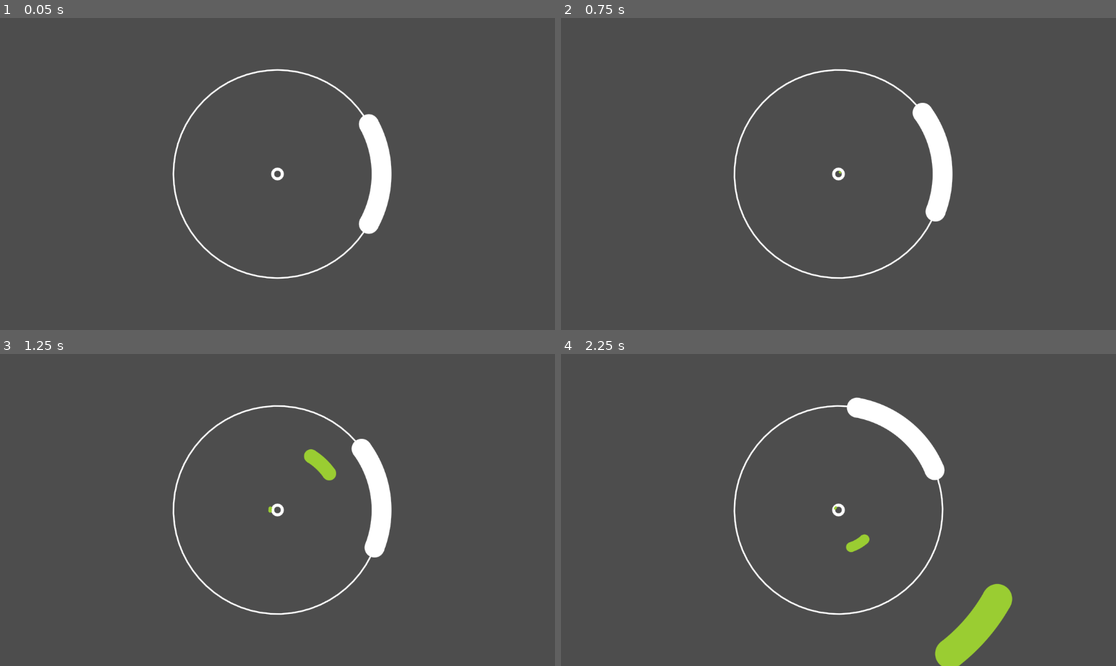
Above: before the commit, frames 1-4 (two rows, left to right).
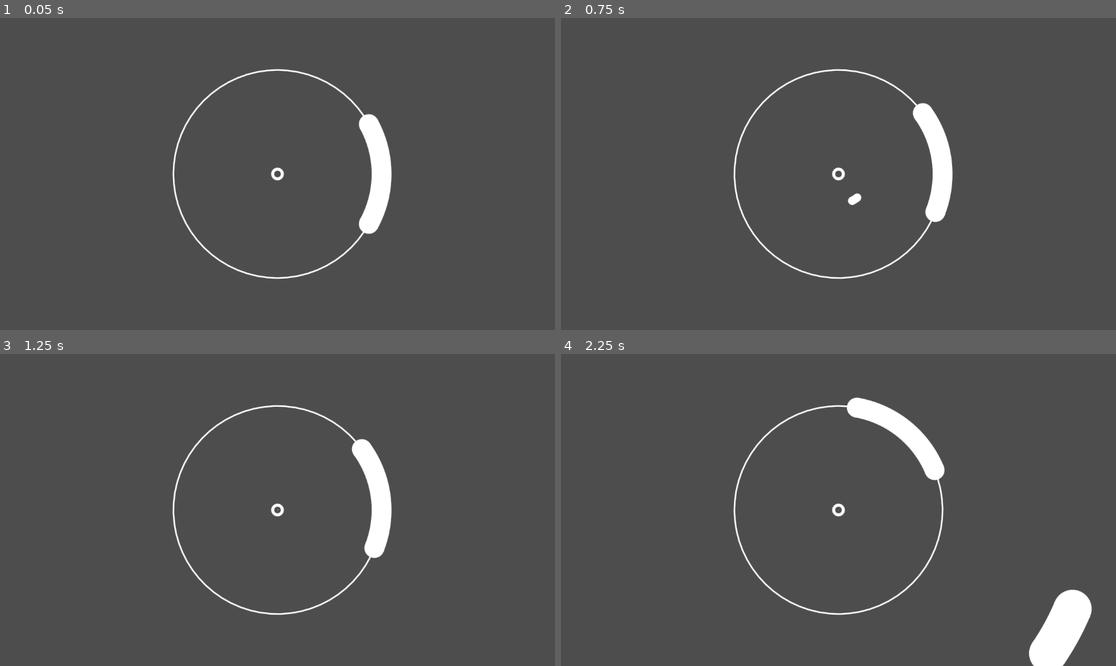
Above: after the commit, the same moments.

Repository: mougeee/marvelous-x
Game: Godot game, scene res://playing_scene.tscn
Same seed, same stepped clock (60 frames per second), same inputs: the game is played once before the commit and once after it. The project has no main scene, so this scene is started directly.
Inputs (mouse positions are in pixels of both pictures, inside the frame that each line leads up to):
- Up to frame 1 (0.05 s): no input
- Up to frame 2 (0.75 s): tap Enter at 0.5 s; move the mouse to (960, 158) at 0.52 s
- Up to frame 3 (1.25 s): no input
- Up to frame 4 (2.25 s): move the mouse to (727, 525) at 1.27 s; move the mouse to (894, 441) at 2.02 s

Frame 1 is identical in both runs. In frame 2, less than 0.1% of the frame differs, in the area x 50-70%, y 27-66%; in frame 3, 0.3%; in frame 4, 3.6%, in the area x 49-96%, y 48-100%.

Commit message:
generate note by timing

Diff:
--- a/note_frame.gd
+++ b/note_frame.gd
@@ -22,7 +22,7 @@
 	rotation = lerp_angle(rotation, mouse_delta.angle(), 0.5)
 
 	if mouse_delta.length() > radius:
-		Input.warp_mouse(position + mouse_delta.normalized() * radius)
+		#Input.warp_mouse(position + mouse_delta.normalized() * radius)
 		pass
 
 
--- a/playing_scene.gd
+++ b/playing_scene.gd
@@ -5,17 +5,31 @@
 
 # Called when the node enters the scene tree for the first time.
 func _ready() -> void:
-	pass # Replace with function body.
+	pass
+
+
+# [time, angle, coverage]
+var notes = [
+	[0.0, 1.0, 0.2],
+	[1.0, 0.5, 0.2],
+	[2.0, 1.0, 0.2],
+	[2.5, 1.5, 0.2],
+	[3.0, 2.0, 0.2]
+]
+var next_index = 0
+var time = 0
 
 
 # Called every frame. 'delta' is the elapsed time since the previous frame.
 func _process(delta: float) -> void:
-	pass
+	time += delta
 
+	if next_index < notes.size() and notes[next_index][0] < time:
+		var note = notes[next_index]
 
-func _on_timer_timeout() -> void:
-	var approach_note = ApproachNote.instantiate()
-	approach_note.rotation = randf() * TAU
-	approach_note.color = Color.YELLOW_GREEN
+		var approach_note = ApproachNote.instantiate()
+		approach_note.rotation = note[1]
+		approach_note.coverage = note[2]
+		add_child(approach_note)
 
-	add_child(approach_note)
+		next_index += 1
--- a/playing_scene.tscn
+++ b/playing_scene.tscn
@@ -7,9 +7,3 @@
 script = ExtResource("1_o3yjq")
 
 [node name="NoteFrame" parent="." instance=ExtResource("1_2g1bc")]
-
-[node name="Timer" type="Timer" parent="."]
-wait_time = 0.363
-autostart = true
-
-[connection signal="timeout" from="Timer" to="." method="_on_timer_timeout"]
